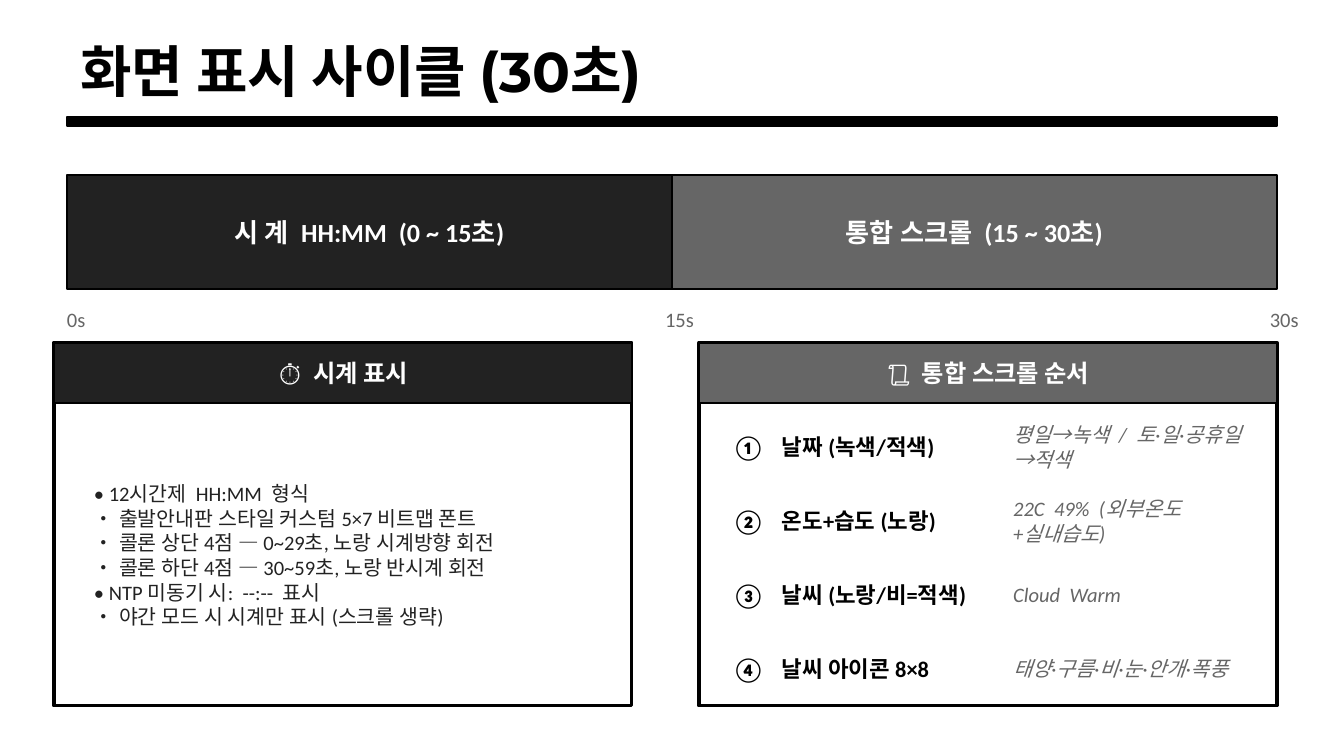
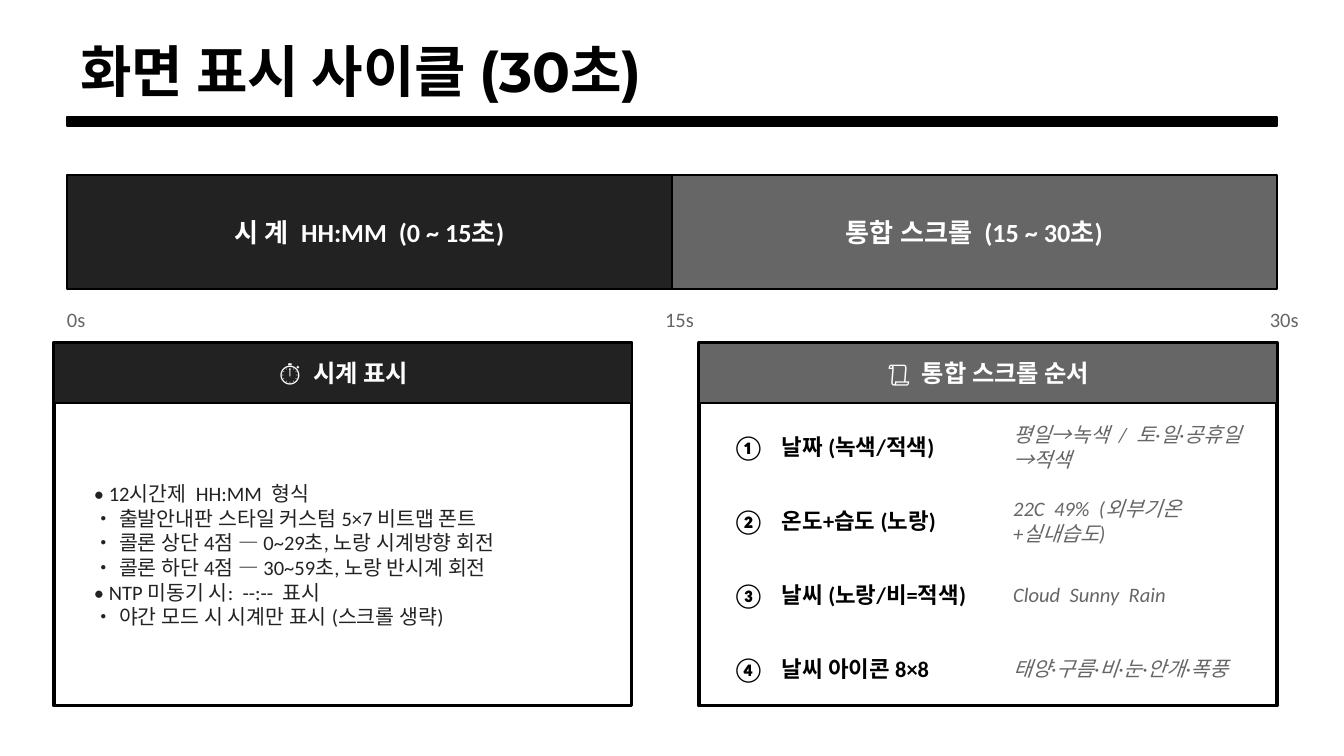
Before and after one commit to dselaser/IoT_WallClock, a slide deck: slide 5 of IoT_WallClock_설명.pptx. Drawn at 1344x756 pixels with LibreOffice and Linux fonts; fonts in the diff are those of the drawing. Boxes give left, top, right and bottom in pixels: in the first picture for what was removed or moved away, otherwise in the second. Text is boxed around its words. In the diff, an @@ line names an element or a change of style, - is before the commit and + after.

```diff
--- a/IoT_WallClock_설명.pptx
+++ b/IoT_WallClock_설명.pptx
@@ text at bbox=[1013, 499, 1181, 543]: text changed @@
-22C 49% (외부온도+실내습도)
+22C 49% (외부기온+실내습도)
@@ text at bbox=[1013, 588, 1166, 605]: text changed @@
-Cloud Warm
+Cloud Sunny Rain
```
Also in this commit, not shown: 6 other slides changed, 1 other file.
